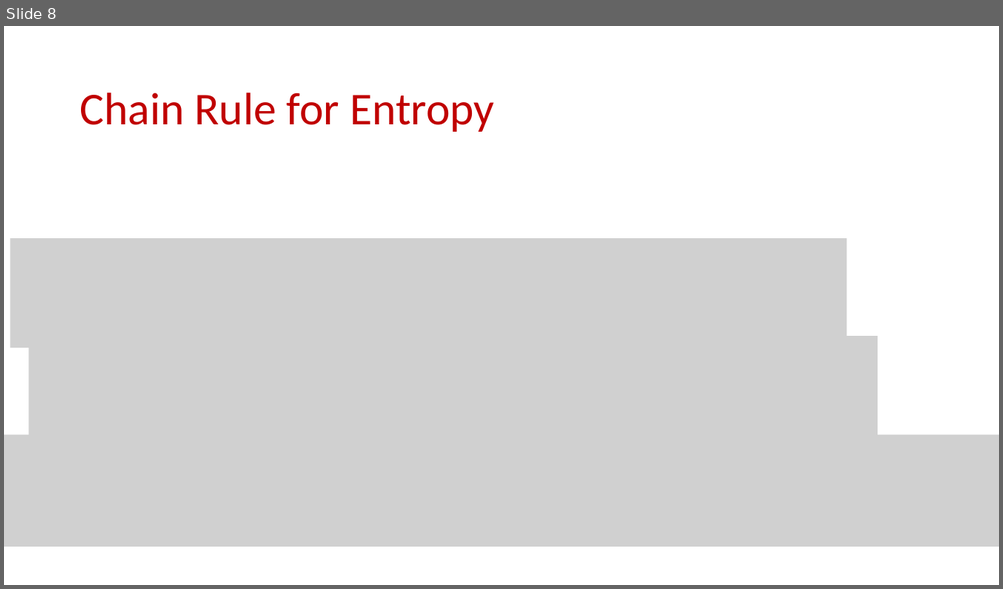
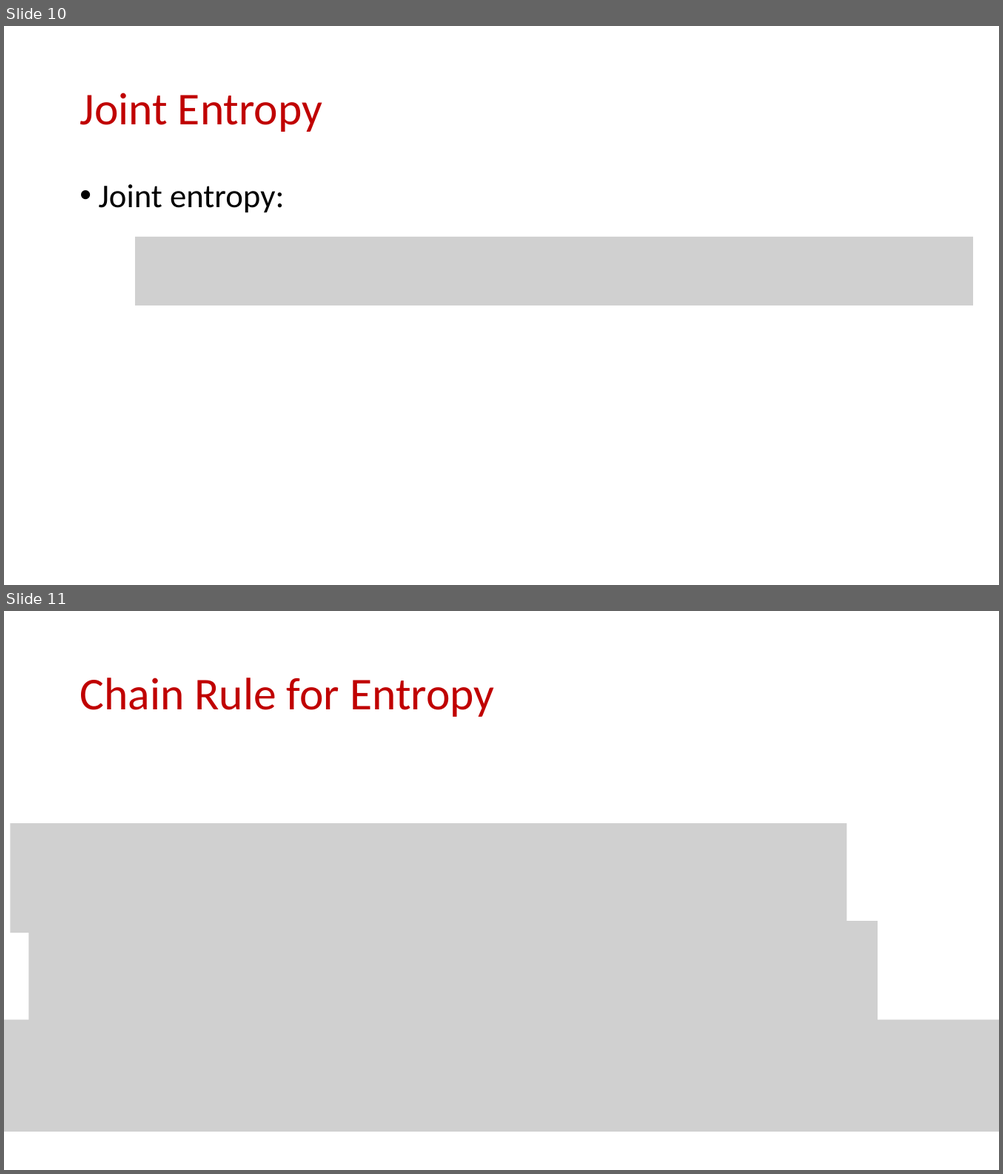
Before and after one commit to samsonzhou/samsonzhou.github.io, a slide deck: CSCE658-S24/L13.pptx. Shown one above the other, each under a label of ours: slide 8 before the commit, slides 10 and 11 after it. The pictures are 1003x589 and 1003x1174 pixels, drawn with LibreOffice and Linux fonts; fonts in the diff are those of the drawing; grey boxes stand for pictures. Boxes give left, top, right and bottom in pixels: in the first picture for what was removed or moved away, otherwise in the second. Text is boxed around its words. In the diff, an @@ line names an element or a change of style, - is before the commit and + after.

```diff
--- a/CSCE658-S24/L13.pptx
+++ b/CSCE658-S24/L13.pptx
@@ slide 10 added at (x1=4, y1=26, x2=999, y2=585), background #FFFFFF @@
@@ title added at (x1=79, y1=93, x2=322, y2=132), 44 pt, text #C00000 @@
+Joint Entropy
@@ text added at (x1=99, y1=184, x2=284, y2=213), 32 pt, text #000000 @@
+• Joint entropy:
@@ picture added at (x1=135, y1=237, x2=973, y2=306) @@
@@ what was slide 8 is now slide 11 @@
```
Also in this commit, not shown: 1 slide changed, 2 other slides added, 6 other files.
